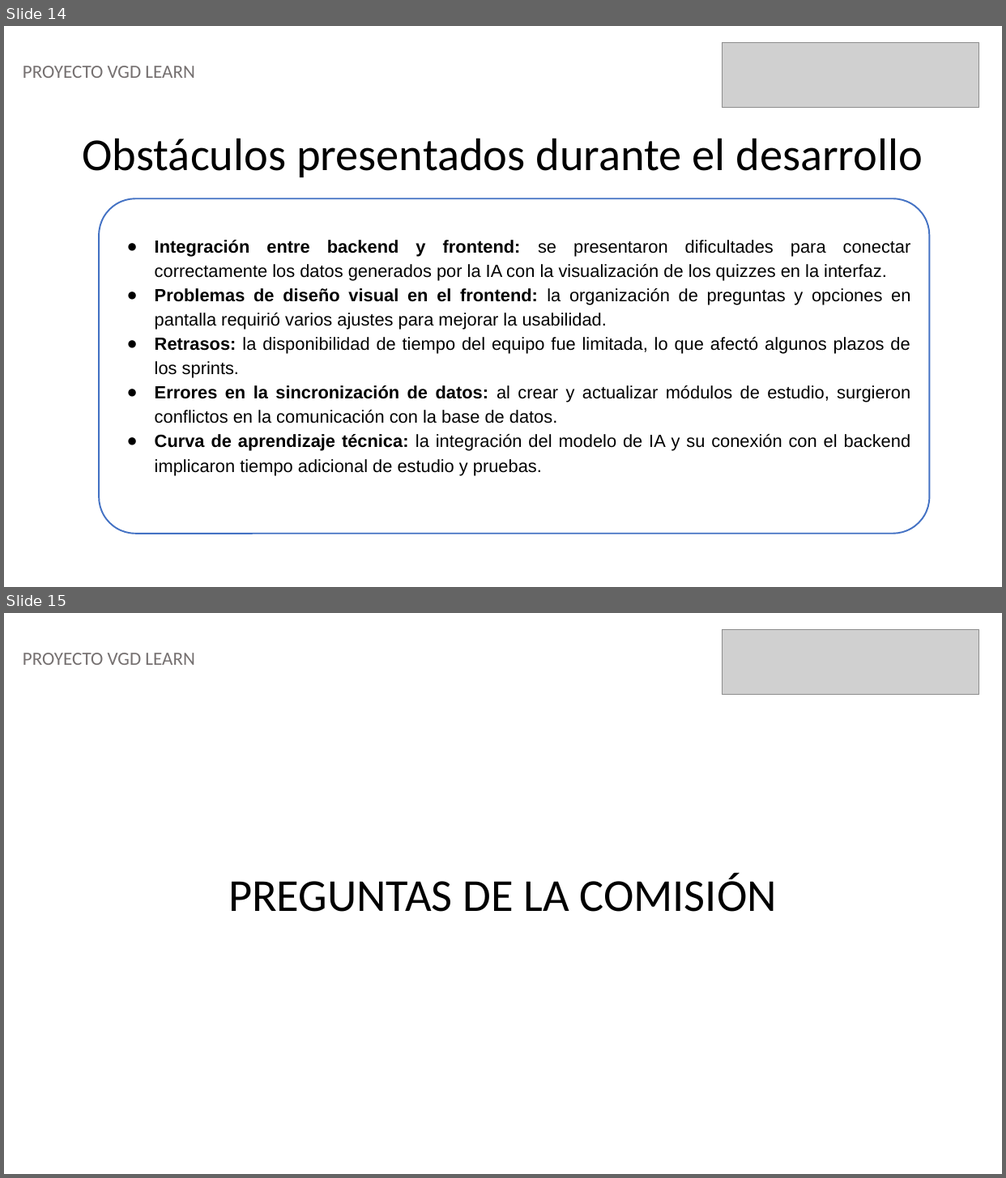
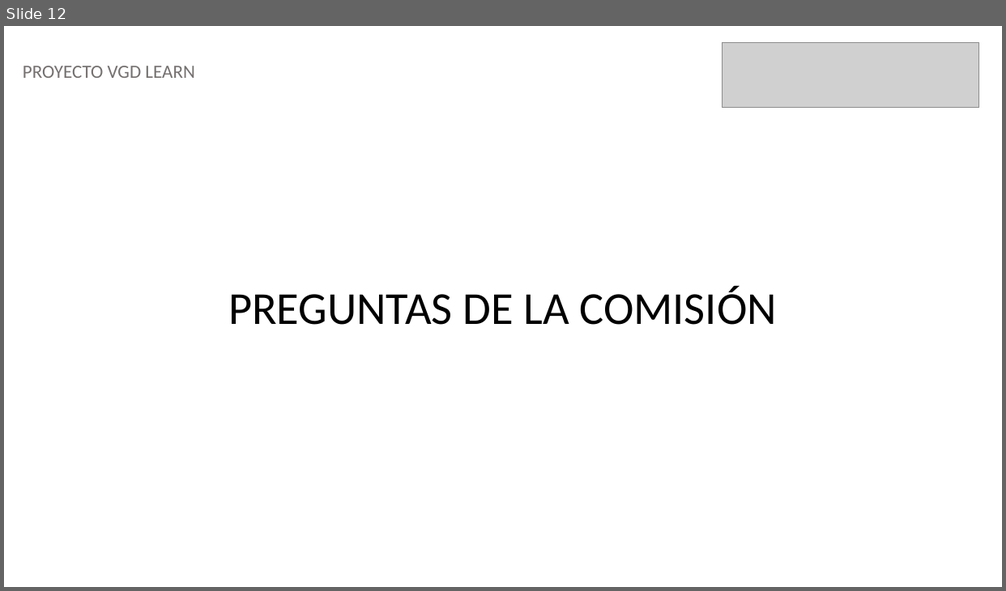
Before and after one commit to Viktorr2416/Proyecto-APT, a slide deck: Fase 2/Evidencias_Proyecto/Presentación proyecto.pptx. Shown one above the other, each under a label of ours: slides 14 and 15 before the commit, slide 12 after it. The pictures are 1006x1178 and 1006x591 pixels, drawn with LibreOffice and Linux fonts; fonts in the diff are those of the drawing; grey boxes stand for pictures. Boxes give left, top, right and bottom in pixels: in the first picture for what was removed or moved away, otherwise in the second. Text is boxed around its words. In the diff, an @@ line names an element or a change of style, - is before the commit and + after.

```diff
--- a/Fase 2/Evidencias_Proyecto/Presentación proyecto.pptx
+++ b/Fase 2/Evidencias_Proyecto/Presentación proyecto.pptx
@@ slide 14 removed at (4, 26, 1002, 587), background #FFFFFF @@
@@ picture removed at (722, 43, 979, 108) @@
@@ text removed at (23, 66, 195, 78) @@
-PROYECTO VGD LEARN
@@ text removed at (83, 138, 923, 177) @@
-Obstáculos presentados durante el desarrollo
@@ rounded rectangle removed at (99, 199, 930, 535) @@
-● Integración entre backend y frontend: se presentaron dificultades para conectar correctamente los datos generados por la IA con la visualización de los quizzes en la interfaz.
-● Problemas de diseño visual en el frontend: la organización de preguntas y opciones en pantalla requirió varios ajustes para mejorar la usabilidad.
-● Retrasos: la disponibilidad de tiempo del equipo fue limitada, lo que afectó algunos plazos de los sprints.
-● Errores en la sincronización de datos: al crear y actualizar módulos de estudio, surgieron conflictos en la comunicación con la base de datos.
-● Curva de aprendizaje técnica: la integración del modelo de IA y su conexión con el backend implicaron tiempo adicional de estudio y pruebas.
@@ what was slide 15 is now slide 12 @@
```
Also in this commit, not shown: 10 slides changed, 1 slide added, 3 other slides removed.
